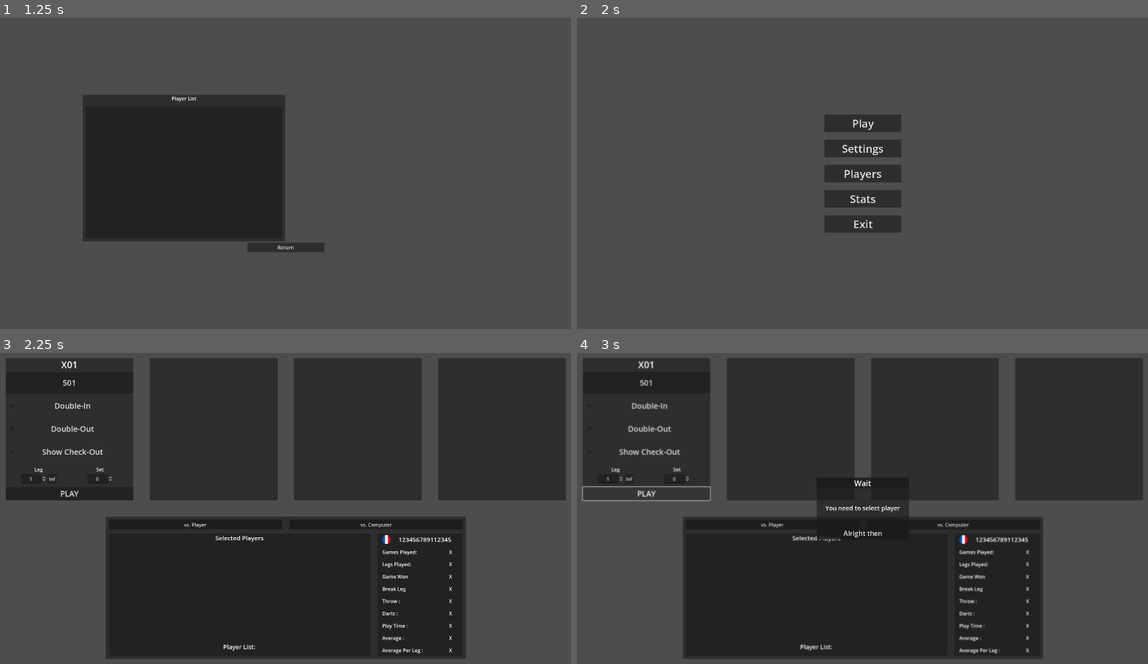
Above: before the commit, frames 1-4 (two rows, left to right).
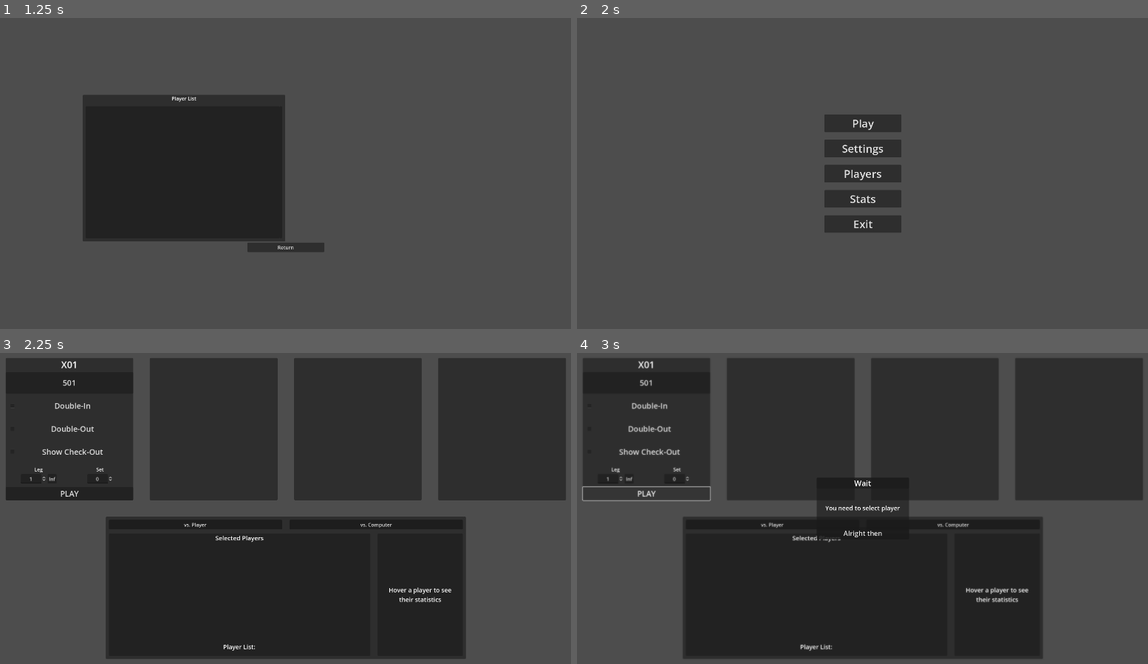
Above: after the commit, the same moments.

Repository: Duschmolll/liDarts
Game: Godot game, scene res://main_menu.tscn
Two runs of this game, one before a commit and one after it. Both use one fixed random seed, a clock stepped at 60 frames per second and the inputs below.
Inputs:
- Up to frame 1 (1.25 s): click "Stats" at 0.5 s
- Up to frame 2 (2 s): click "Return" at 1.25 s
- Up to frame 3 (2.25 s): click "Play" at 2 s
- Up to frame 4 (3 s): click "PLAY" at 2.75 s

Frames 1-2 are identical in both runs. In frame 3, 0.6% of the frame differs, in the area x 66-80%, y 58-97%; in frame 4, 0.8%.

Commit message:
Fixed Average text & show check out

Diff:
--- a/gamemode/game_selection.gd
+++ b/gamemode/game_selection.gd
@@ -154,7 +154,7 @@
 	stat_container.throw.text = str(GlobalData.player_list[player_name].all_time_throw)
 	stat_container.dart.text = str(GlobalData.player_list[player_name].all_time_dart)
 	stat_container.play_time.text = str(GlobalData.player_list[player_name].name)
-	stat_container.average.text = str(GlobalData.player_list[player_name].all_time_average_per_throw)
-	stat_container.average_per_leg.text = str(GlobalData.player_list[player_name].all_time_average_per_leg)
+	stat_container.average.text = "%.2f" % GlobalData.player_list[player_name].all_time_average_per_throw
+	stat_container.average_per_leg.text = "%.2f" % GlobalData.player_list[player_name].all_time_average_per_leg
 	stat_container.hovered.visible = true
 	stat_container.no_hovered.visible = false
--- a/gamemode/game_selection.tscn
+++ b/gamemode/game_selection.tscn
@@ -517,6 +517,7 @@
 no_hovered = NodePath("NoHover")
 
 [node name="VBoxContainer" type="VBoxContainer" parent="MarginContainer/VBoxContainer/PlayerContainer/MarginContainer/PanelContainer/VBoxContainer/HBoxContainer/StatisticContainer/PanelContainer2/PlayerStatsContainer"]
+visible = false
 layout_mode = 2
 size_flags_horizontal = 3
 
@@ -754,7 +755,6 @@
 vertical_alignment = 1
 
 [node name="NoHover" type="Label" parent="MarginContainer/VBoxContainer/PlayerContainer/MarginContainer/PanelContainer/VBoxContainer/HBoxContainer/StatisticContainer/PanelContainer2/PlayerStatsContainer"]
-visible = false
 custom_minimum_size = Vector2(257, 0)
 layout_mode = 2
 size_flags_horizontal = 3
--- a/gamemode/x_01/script/x_01_duo.gd
+++ b/gamemode/x_01/script/x_01_duo.gd
@@ -413,10 +413,10 @@
 
 func check_out(player: Player):
 	var check_out_array = check_out_calculate(player.target_score)
-	var check_out_string:String
+	var check_out_string:String = ""
 
 	if check_out_array[0] == 0:
-		player.check_out_label.text = ""
+		player.container.check_out_label.text = ""
 	else:
 		for i in check_out_array:
 			if i == 0:
@@ -428,7 +428,7 @@
 			else:
 				check_out_string += str(i) + " - "
 
-		player.check_out_label.text = check_out_string.left(check_out_string.length() - 3)
+		player.container.check_out_label.text = check_out_string.left(check_out_string.length() - 3)
 
 
 func check_out_calculate(score: int):
--- a/statistic/statistic.gd
+++ b/statistic/statistic.gd
@@ -41,8 +41,8 @@
 		instance.throw.text = str(GlobalData.player_list[player].all_time_throw)
 		instance.dart.text = str(GlobalData.player_list[player].all_time_dart)
 		instance.play_time.text = str(GlobalData.player_list[player].name)
-		instance.average.text = str(GlobalData.player_list[player].all_time_average_per_throw)
-		instance.average_per_leg.text = str(GlobalData.player_list[player].all_time_average_per_leg)
+		instance.average.text = "%.2f" % GlobalData.player_list[player].all_time_average_per_throw
+		instance.average_per_leg.text = "%.2f" % GlobalData.player_list[player].all_time_average_per_leg
 		local_player_selected.append(player)
 		player_stats_hbox.add_child(instance)
 		check_opponent()
